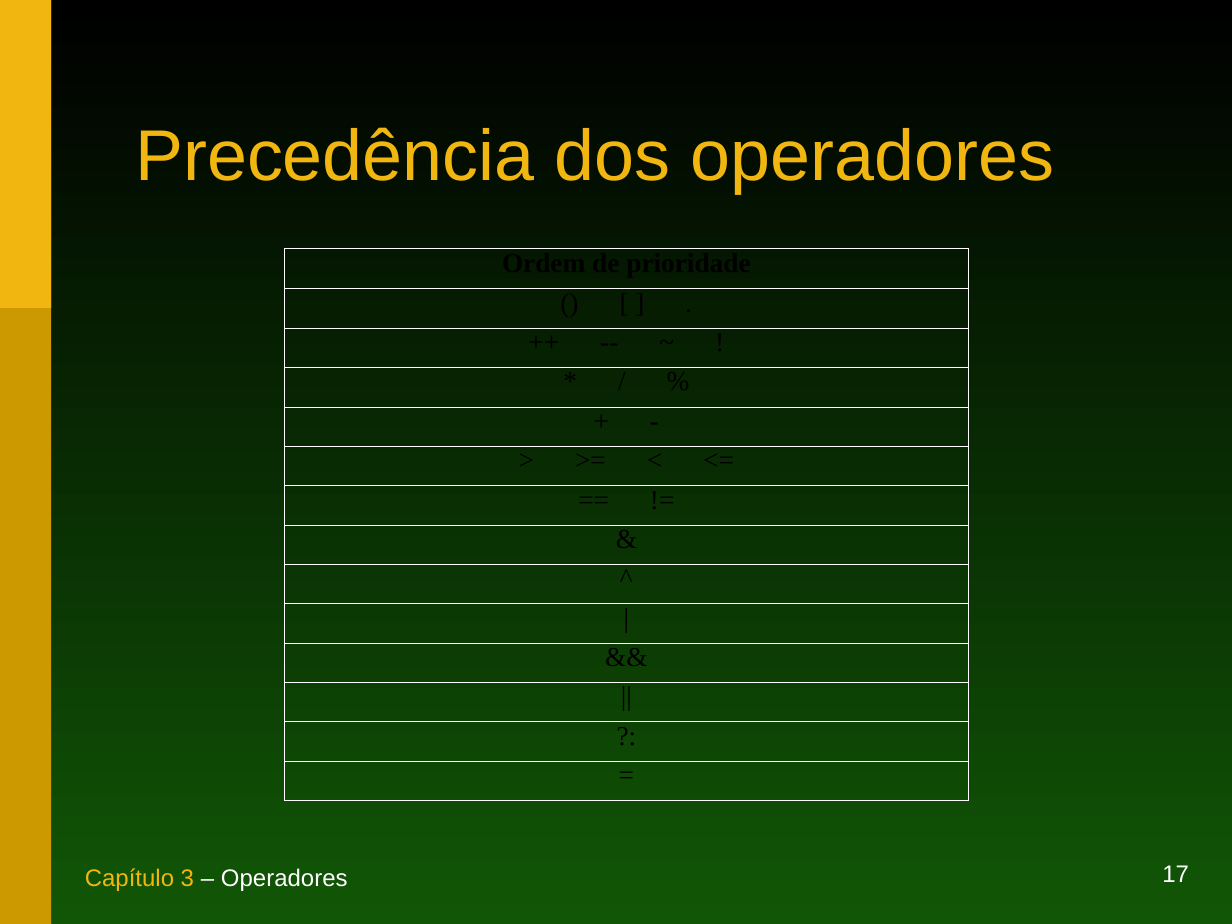
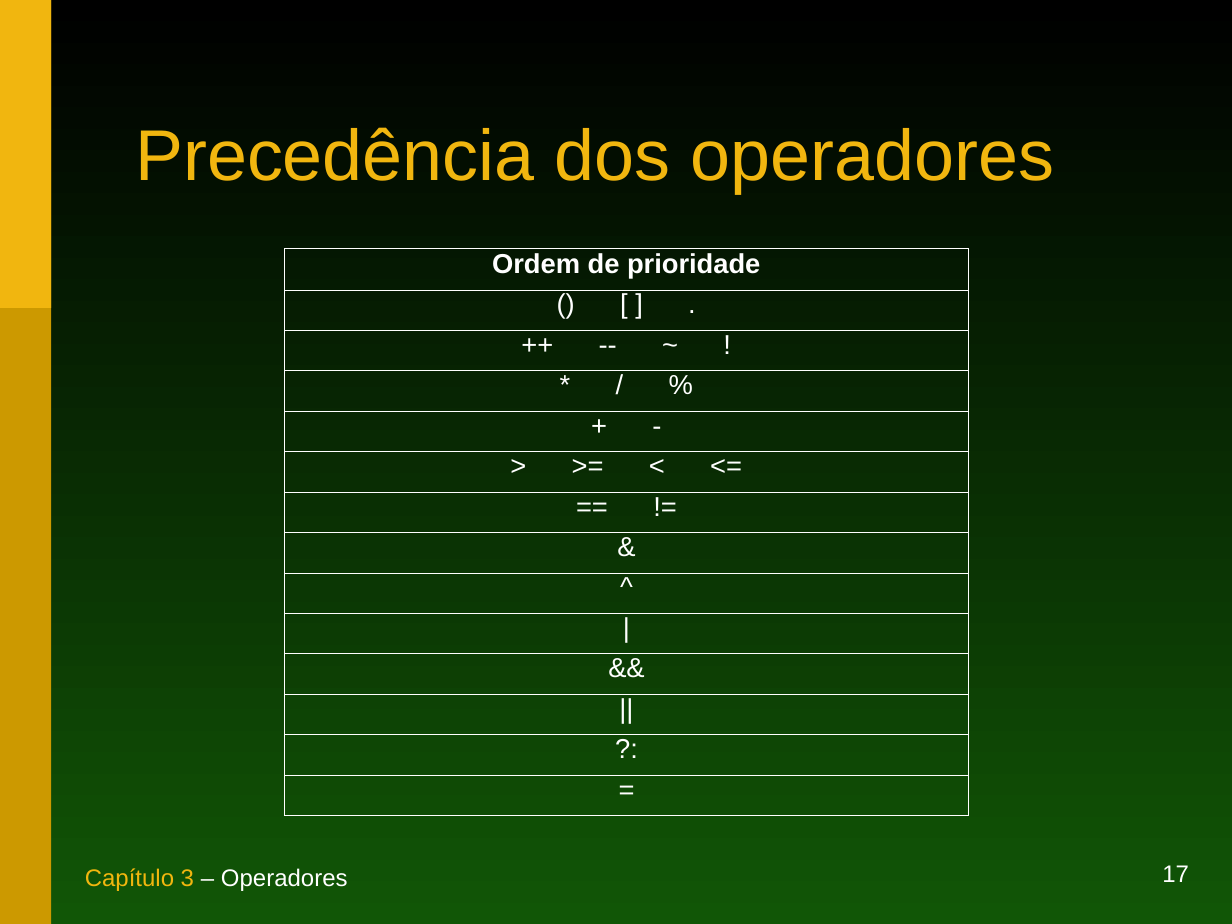
Before and after one commit to duchesqui/slzvieira-training, a slide deck: slide 17 of 1-Java-Programmer-Modulo-I/03.Capitulo03.ppt. Drawn at 1232x924 pixels with LibreOffice and Linux fonts; fonts in the diff are those of the drawing. Boxes give left, top, right and bottom in pixels: in the first picture for what was removed or moved away, otherwise in the second. Text is boxed around its words. In the diff, an @@ line names an element or a change of style, - is before the commit and + after.

```diff
--- a/1-Java-Programmer-Modulo-I/03.Capitulo03.ppt
+++ b/1-Java-Programmer-Modulo-I/03.Capitulo03.ppt
@@ table at (285,249,968,816) @@
@@ font Times New Roman to Arial, text colour #000000 to #FFFFFF @@
```
Also in this commit, not shown: 8 other slides changed, 2 other files.
